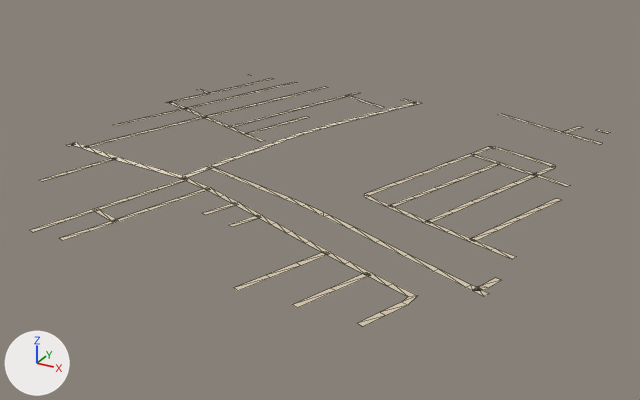
The glTF model public/assets/bengaluru-region-v1/tiles/t45_-36-l1.glb, before and after one commit.
The view is the same before and after, from a 50 mm lens placed at (23169.0, -18481.0, 330.0), pointed at (22770.0, -17755.0, -33.0). Every picture has the same lights, and +X, +Y and +Z are marked at lower left. The first picture is the older version. Mesh edges are drawn as thin lines.

Names of what the first picture shows: 'ground'.
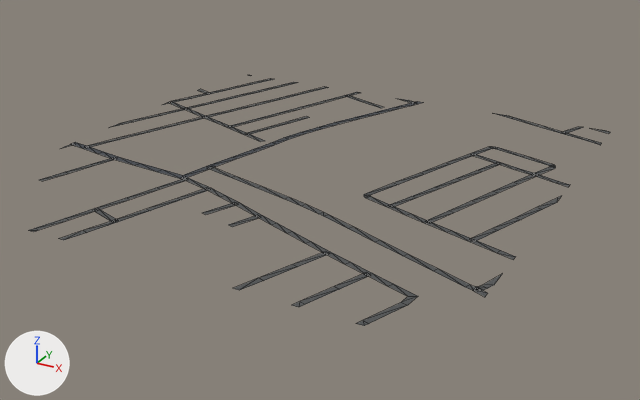
Edits to the bpy script that builds the scene:
```text
Change me_ground:
    used by ob_ground; location = (22500.0, -18000.0, 0.0)
    verts and faces of me_ground; kept vertices keep their numbers, new ones are numbered from 400
    before: 252 (402.0, 384.0, 1.0) at pixel (492, 148), 254 (403.0, 385.0, 1.0) at pixel (492, 148), 255 (397.0, 387.0, 1.0) at pixel (488, 146)
    remove me_ground.from_pydata(...)  # 400 vertices, 340 faces; spans x -3.0..503.0, y -1.0..503.0, z 1.0
    add me_ground.from_pydata(...)  # 413 vertices, 353 faces; spans x 0.0..500.0, y 0.0..500.0, z 1.0
    me_ground part 1
    52 vertices are removed from x -3.0..503.0, y -1.0..503.0, z 1.0
    62 faces are deleted
    7 vertices in x 31.0..129.0, y 429.0..501.0, z 1.0 move by (0.0, -1.0, 0.0)
    4 vertices in x 43.0..394.0, y 31.0..372.0, z 1.0 move by (1.0, 3.0, 0.0)
    4 vertices in x 96.0..493.0, y 225.0..499.0, z 1.0 move by (0.0, 1.0, 0.0)
    36 vertices move from x -1.0..503.0, y 30.0..503.0, z 1.0 to x 0.0..500.0, y 32.0..500.0, z 1.0
    54 vertices are added at x 0.0..500.0, y 0.0..500.0, z 1.0
    6 new vertices lie (6.0, -2.0, 0.0) away from vertices in x 5.0..435.0, y 6.0..500.0, z 1.0
    5 new vertices lie (6.0, 0.0, 0.0) away from vertices in x 18.0..381.0, y 0.0..500.0, z 1.0
    75 new faces join them
    me_ground part 2
    add delete_faces([(252, 254, 255)])
    add verts[255] = (397.0, 388.0, 1.0)  # moved, pixel (488, 146)
    add verts[254] = (402.0, 384.0, 1.0)  # moved, pixel (492, 148)
    add faces += [(252, 255, 254)]
    me_ground part 3: 277 kept faces spanning x 0.0..500.0, y 32.0..500.0, z 1.0 get new vertex colours; the middle colour goes from beige #d7c9ae to dark grey #535556
    other edits to the shape of me_ground do not show in these pictures
```

Changed parts and their boxes (x1, y1, x2, y2) in the pictures (640 x 400 px; the box of a moved part takes in the faces that stretch with it):
'ground', reshaped
    before: (30, 75, 611, 326)
    after: (29, 75, 610, 326)
part 1 of me_ground, moved or reshaped
    before: (30, 75, 602, 326)
    after: (29, 75, 601, 326)
part 2 of me_ground, moved or reshaped
    before: (471, 147, 492, 155)
    after: (471, 147, 493, 155)
part 3 of me_ground, recoloured
    both: (40, 82, 601, 305)
